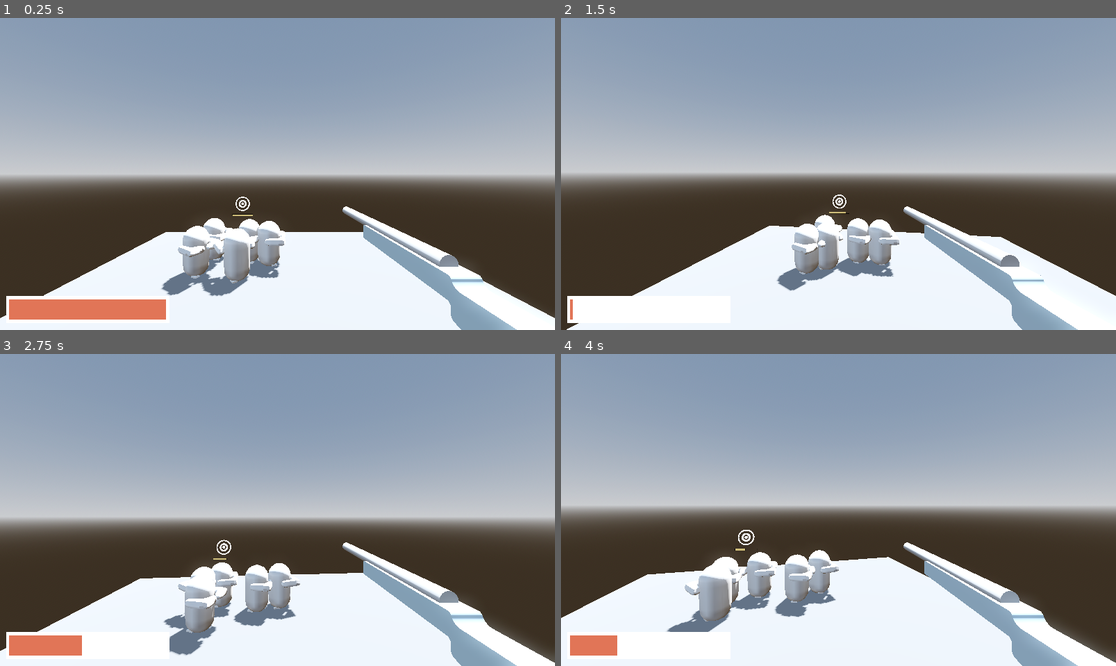
Above: before the commit, frames 1-4 (two rows, left to right).
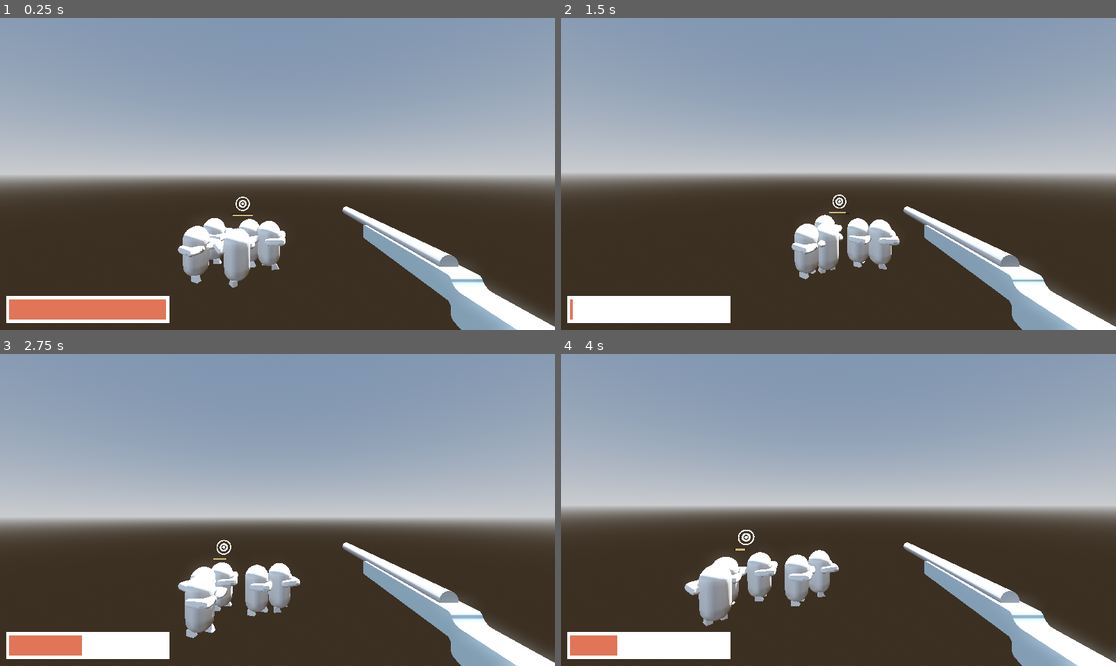
Above: after the commit, the same moments.

Repository: DataRange/game-jam-prep
Game: Godot game, scene res://Scenes/world.tscn
The game is run twice, just before and just after one commit, with the same random seed, the same clock (stepped at 60 frames per second) and the same inputs.
Inputs (mouse positions are in pixels of both pictures, inside the frame that each line leads up to):
- Up to frame 1 (0.25 s): no input
- Up to frame 2 (1.5 s): move the mouse to (866, 174) at 0.52 s; press the mouse at (866, 174) at 0.53 s; move the mouse to (810, 174) at 1.27 s; release the mouse at (810, 174) at 1.28 s; right-click (810, 174) at 1.35 s
- Up to frame 3 (2.75 s): move the mouse to (288, 503) at 2.02 s; press the mouse at (288, 503) at 2.03 s
- Up to frame 4 (4 s): move the mouse to (832, 516) at 2.77 s; release the mouse at (832, 516) at 2.78 s; right-click (832, 516) at 2.85 s; move the mouse to (877, 513) at 3.52 s; press the mouse at (877, 513) at 3.53 s

The runs differ from the first frame. In frame 1, 15% of the frame differs, in the area x 0-100%, y 68-100%; in frame 2, 16%; in frame 3, 14%; in frame 4, 18%, in the area x 0-84%, y 65-100%.

Commit message:
forgot to remove blender models

Diff:
--- a/Scenes/world.tscn
+++ b/Scenes/world.tscn
@@ -17,9 +17,6 @@
 tonemap_mode = 2
 glow_enabled = true
 
-[sub_resource type="StandardMaterial3D" id="StandardMaterial3D_yp4wr"]
-albedo_color = Color(0.588235, 0.588235, 0.588235, 1)
-
 [node name="World" type="Node3D"]
 script = ExtResource("1_5a7ea")
 numCharacter = 5
@@ -31,11 +28,6 @@
 transform = Transform3D(-0.866024, -0.433016, 0.250001, 0, 0.499998, 0.866026, -0.500003, 0.749999, -0.43301, -14.1876, 7.09202, 10.025)
 shadow_enabled = true
 
-[node name="Floor" type="CSGBox3D" parent="."]
-use_collision = true
-size = Vector3(30, 1, 30)
-material = SubResource("StandardMaterial3D_yp4wr")
-
 [node name="Player" parent="." instance=ExtResource("1_a02cp")]
 transform = Transform3D(1, 0, 0, 0, 1, 0, 0, 0, 1, 0, 8.29031, 12.3667)
 
Not shown, removed: Raw Models/target.blend.import
Not shown: 1 places in Scenes/world.tscn that only renumber resources
Not shown, removed: Raw Models/target.blend
